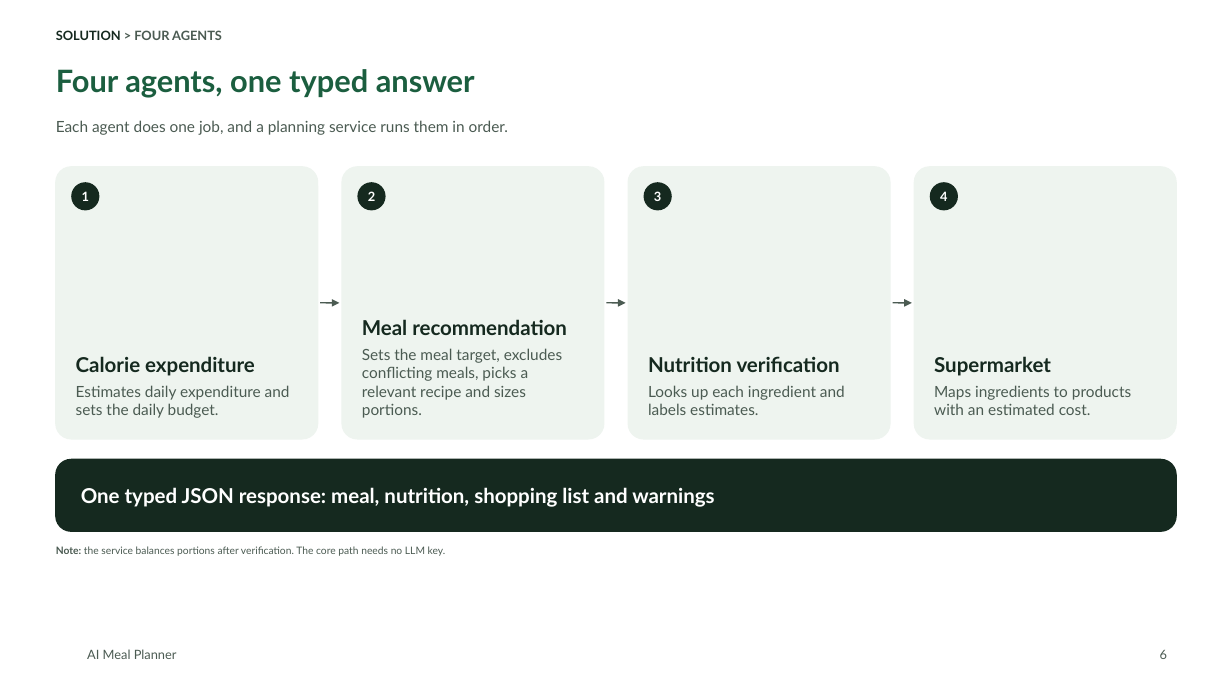
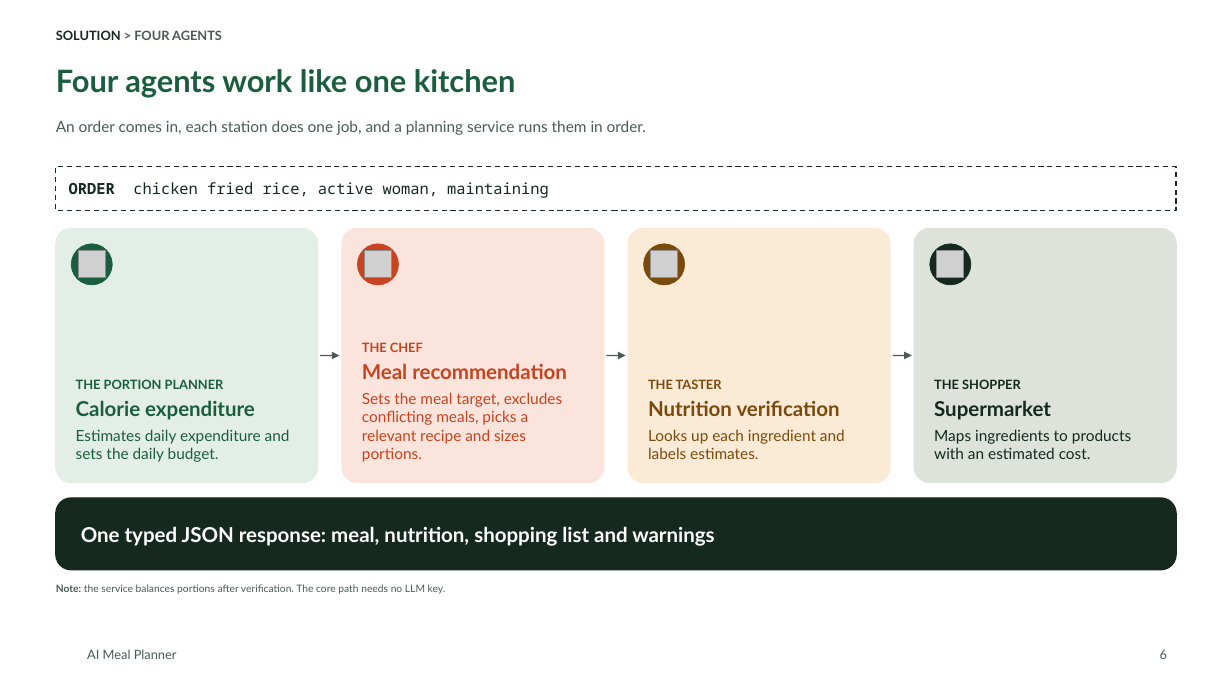
Before and after one commit to tuannm3812/ai-meal-planner, a slide deck: slide 6 of docs/showcase/ai-meal-planner-deck.pptx. Drawn at 1232x693 pixels with LibreOffice and Linux fonts; fonts in the diff are those of the drawing; grey boxes stand for pictures; background and template pictures are left out. Boxes give left, top, right and bottom in pixels: in the first picture for what was removed or moved away, otherwise in the second. Text is boxed around its words. In the diff, an @@ line names an element or a change of style, - is before the commit and + after.

```diff
--- a/docs/showcase/ai-meal-planner-deck.pptx
+++ b/docs/showcase/ai-meal-planner-deck.pptx
@@ title at bbox=[56, 69, 516, 98]: text changed @@
-Four agents, one typed answer
+Four agents work like one kitchen
@@ text at bbox=[56, 120, 646, 135]: text changed @@
-Each agent does one job, and a planning service runs them in order.
+An order comes in, each station does one job, and a planning service runs them in order.
@@ rectangle added at bbox=[55, 167, 1176, 211], fill #FFFFFF, outline #15291F 1 pt dashed, 12 pt, text #15291F @@
+ORDER chicken fried rice, active woman, maintaining
@@ ellipse removed at bbox=[71, 182, 100, 211] @@
-1
@@ ellipse removed at bbox=[358, 182, 386, 211] @@
-2
@@ ellipse removed at bbox=[644, 182, 673, 211] @@
-3
@@ ellipse removed at bbox=[930, 182, 958, 211] @@
-4
@@ rounded rectangle "THE PORTION PLANNER": place and size @@
-rounded rectangle "THE PORTION PLANNER" at bbox=[55, 167, 317, 439]
+rounded rectangle "THE PORTION PLANNER" at bbox=[55, 228, 317, 482]
@@ rounded rectangle "THE PORTION PLANNER" at bbox=[55, 228, 317, 482]: fill #EEF4EF to #E3EFE6; outline #EEF4EF 1 pt to #E3EFE6 1 pt; proportions changed @@
@@ rounded rectangle "THE CHEF": place and size @@
-rounded rectangle "THE CHEF" at bbox=[342, 167, 604, 439]
+rounded rectangle "THE CHEF" at bbox=[342, 228, 604, 482]
@@ rounded rectangle "THE CHEF" at bbox=[342, 228, 604, 482]: fill #EEF4EF to #FBE4DC; outline #EEF4EF 1 pt to #FBE4DC 1 pt; proportions changed @@
@@ rounded rectangle "THE TASTER": place and size @@
-rounded rectangle "THE TASTER" at bbox=[628, 167, 890, 439]
+rounded rectangle "THE TASTER" at bbox=[628, 228, 890, 482]
@@ rounded rectangle "THE TASTER" at bbox=[628, 228, 890, 482]: fill #EEF4EF to #FBEBD6; outline #EEF4EF 1 pt to #FBEBD6 1 pt; proportions changed @@
@@ rounded rectangle "THE SHOPPER": place and size @@
-rounded rectangle "THE SHOPPER" at bbox=[915, 167, 1177, 439]
+rounded rectangle "THE SHOPPER" at bbox=[915, 228, 1177, 482]
@@ rounded rectangle "THE SHOPPER" at bbox=[915, 228, 1177, 482]: fill #EEF4EF to #DDE3DA; outline #EEF4EF 1 pt to #DDE3DA 1 pt; proportions changed @@
@@ ellipse added at bbox=[71, 244, 112, 285], fill #1B5E3F, outline #1B5E3F 0.5 pt @@
@@ picture added at bbox=[79, 250, 105, 277] @@
@@ ellipse added at bbox=[358, 244, 398, 285], fill #C8431F, outline #C8431F 0.5 pt @@
@@ picture added at bbox=[364, 250, 391, 277] @@
@@ ellipse added at bbox=[644, 244, 685, 285], fill #7A4A0C, outline #7A4A0C 0.5 pt @@
@@ picture added at bbox=[651, 250, 677, 277] @@
@@ ellipse added at bbox=[930, 244, 970, 285], fill #15291F, outline #15291F 0.5 pt @@
@@ picture added at bbox=[937, 250, 964, 277] @@
@@ arrow moved from (321, 303) - (339, 303) to (321, 356) - (339, 356) @@
@@ text in rounded rectangle at bbox=[362, 342, 423, 352]: paragraph added @@
+THE CHEF
@@ arrow moved from (893, 303) - (912, 303) to (606, 356) - (626, 356) @@
@@ arrow moved from (606, 303) - (626, 303) to (893, 356) - (912, 356) @@
@@ text in rounded rectangle at bbox=[76, 379, 224, 389]: paragraph added @@
+THE PORTION PLANNER
@@ text in rounded rectangle at bbox=[362, 363, 567, 462]: text colour #15291F to #C8431F in "Meal recommendation"; text colour #4B5B52 to #C8431F in "Sets the meal target, excludes conflicting meals, ..." @@
@@ text in rounded rectangle at bbox=[648, 379, 722, 389]: paragraph added @@
+THE TASTER
@@ text in rounded rectangle at bbox=[934, 379, 1021, 389]: paragraph added @@
+THE SHOPPER
@@ text in rounded rectangle at bbox=[76, 400, 290, 462]: text colour #15291F to #1B5E3F in "Calorie expenditure"; text colour #4B5B52 to #1B5E3F in "Estimates daily expenditure and sets the daily ..." @@
@@ text in rounded rectangle at bbox=[648, 400, 845, 459]: text colour #15291F to #7A4A0C in "Nutrition verification"; text colour #4B5B52 to #7A4A0C in "Looks up each ingredient and labels estimates." @@
@@ text in rounded rectangle at bbox=[934, 429, 1131, 459]: text colour #4B5B52 to #15291F in "Maps ingredients to products with an estimated ..." @@
@@ rounded rectangle "One typed JSON response: meal, ...": place and size @@
-rounded rectangle "One typed JSON response: meal, ..." at bbox=[55, 459, 1176, 531]
+rounded rectangle "One typed JSON response: meal, ..." at bbox=[55, 498, 1176, 570]
@@ text "Note: the service balances portions ...": place and size @@
-text "Note: the service balances portions ..." at bbox=[56, 546, 446, 556]
+text "Note: the service balances portions ..." at bbox=[56, 584, 446, 594]
```
Also in this commit, not shown: 2 other slides changed, 24 other files.
